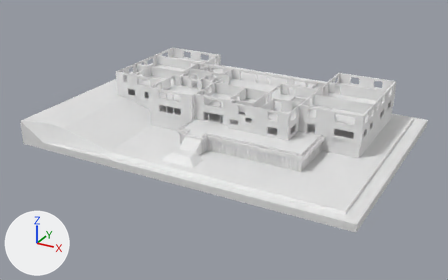
An edit to the FBX model Year2Block2/Assets/ImportOBJ/Building/HousePlanFirstModel.fbx, drawn before and after from the same camera.
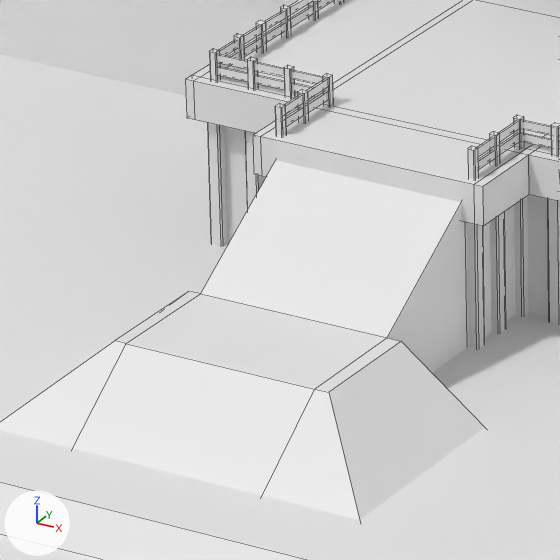
Old and new are each drawn whole from a 50 mm camera at (119.0, -231.4, 102.9) aimed at (-1.5, -12.3, -6.7) and again close up on the part from 36% to 47% of the width and 44% to 61% of the height. The axes (+X, +Y, +Z) are drawn at lower left. The lights are the same throughout. The close-ups show mesh edges as thin lines. Where no turn or scale is listed for an object, it has been applied to the vertices.

Script lines for the objects in view, before the commit:
```python
me_cube_100 = bpy.data.meshes.new('Cube.100')
me_cube_100.from_pydata(...)  # 1968 vertices, 1596 faces; spans x -29.1..24.9, y -6.8..18.0, z -5.1..2.8
me_cube_117 = bpy.data.meshes.new('Cube.117')
me_cube_117.from_pydata(...)  # 58 vertices, 56 faces; spans x -62.4..55.0, y -30.3..28.7, z -6.3..1.0
me_cube_134 = bpy.data.meshes.new('Cube.134')
me_cube_134.from_pydata(...)  # 20 vertices, 18 faces; spans x -7.3..7.8, y -13.2..1.0, z -5.3..1.0
ob_cube_014 = bpy.data.objects.new('Cube.014', me_cube_134)
ob_cube_014.location = (-1.59, -37.7, 3.08)
ob_cube_051 = bpy.data.objects.new('Cube.051', me_cube_117)
ob_cube_051.location = (3.66, 7.54, 3.38)
ob_cube_097 = bpy.data.objects.new('Cube.097', me_cube_100)
ob_cube_097.location = (18.54, -30.35, 2.62)
# also in view: 'Cube.003' at (16.6, -24.7, 3.6); 'Cube.106' at (16.5, -24.8, 0.4); 'Cube' at (-0.9, -6.2, -0.9)
```
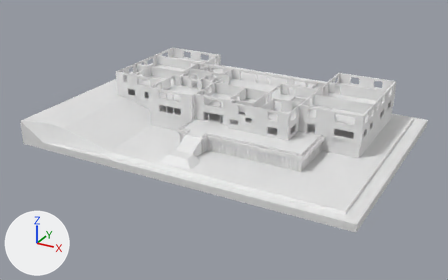
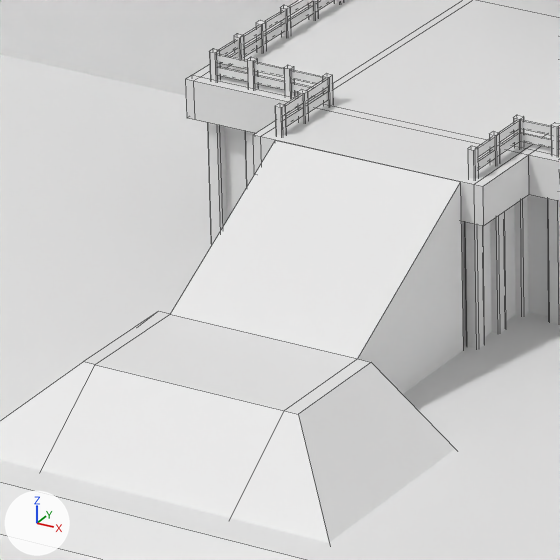
The change in detail:
me_cube_134 has 20 vertices, 18 faces and spans x -7.3..7.8, y -13.2..1.0, z -5.3..1.0.
me_cube_134 is used by ob_cube_014; location (-1.59, -37.7, 3.08).
Part 1, on me_cube_134:
Vertex 2 of me_cube_134 moves from (-3.8, 1.0, -5.3) to (-3.8, 2.2, -5.3).
Vertex 3 of me_cube_134 moves from (-3.8, 1.0, 1.0) to (-3.8, 2.2, 1.3) at pixel (275, 140).
Vertex 6 of me_cube_134 moves from (3.8, 1.0, -5.3) to (3.8, 2.2, -5.3).
Vertex 7 of me_cube_134 moves from (3.8, 1.0, 1.0) to (3.8, 2.2, 1.3) at pixel (460, 181).
Object 'Cube.014' (ob_cube_014) moves from (-1.59, -37.7, 3.08) to (-1.59, -39.65, 3.08).

Pixel boxes [x1, y1, x2, y2] of what changed, in the close-ups (560 x 560 px; the box of a moved part takes in the faces that stretch with it):
'Cube.014', reshaped, moved
    before: [0, 161, 484, 520]
    after: [0, 140, 464, 543]
part 1 of me_cube_134, moved or reshaped
    before: [201, 161, 468, 373]
    after: [171, 140, 464, 394]
